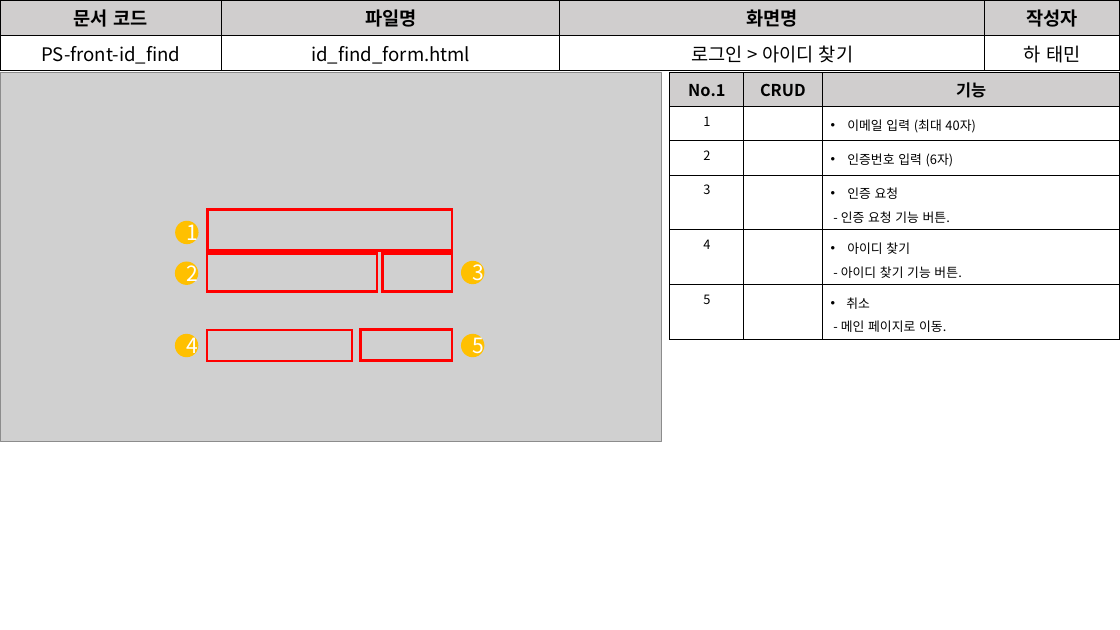
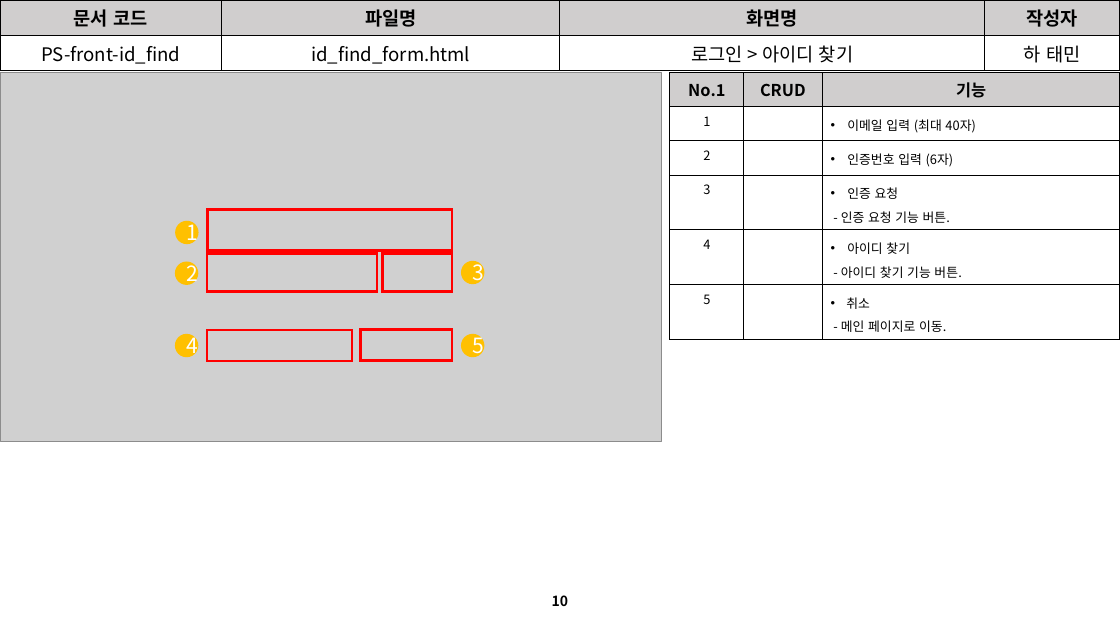
Before and after one commit to David-Ha-1217/Publisher_Portfolio, a slide deck: slide 10 of Documents/화면설계서.pptx (slide 9 before the commit). Drawn at 1120x630 pixels with LibreOffice and Linux fonts; fonts in the diff are those of the drawing; grey boxes stand for pictures. Boxes give left, top, right and bottom in pixels: in the first picture for what was removed or moved away, otherwise in the second. Text is boxed around its words. In the diff, an @@ line names an element or a change of style, - is before the commit and + after.

```diff
--- a/Documents/화면설계서.pptx
+++ b/Documents/화면설계서.pptx
@@ page number added at bbox=[552, 595, 568, 606], 12 pt, text #000000, bold @@
+10
```
Also in this commit, not shown: 24 other slides changed, 3 slides added, 2 slides removed, 1 other file.
